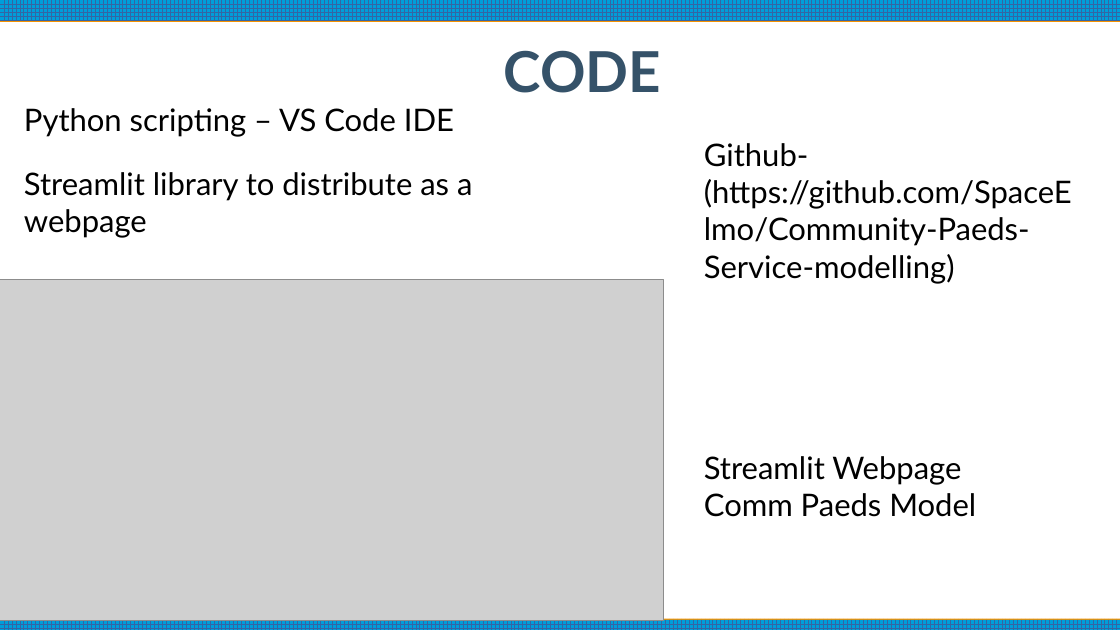
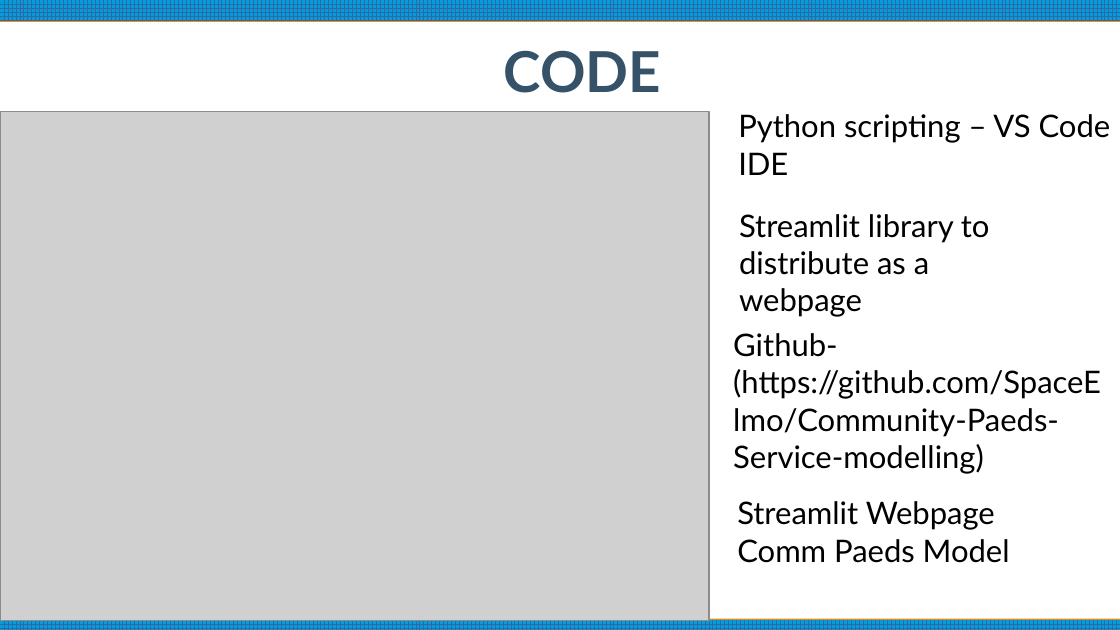
Before and after one commit to SpaceElmo/Community-Paeds-Service-modelling, a slide deck: slide 6 of Presentation.odp. Drawn at 1120x630 pixels with LibreOffice and Linux fonts; fonts in the diff are those of the drawing; grey boxes stand for pictures. Boxes give left, top, right and bottom in pixels: in the first picture for what was removed or moved away, otherwise in the second. Text is boxed around its words. In the diff, an @@ line names an element or a change of style, - is before the commit and + after.

```diff
--- a/Presentation.odp
+++ b/Presentation.odp
@@ picture: place and size @@
-picture at <box>0,281,664,621</box>
+picture at <box>0,112,709,621</box>
@@ text "Python scripting – VS Code ..." rewrapped from <box>24,108,454,137</box> to <box>738,114,1111,175</box> @@
@@ text "Streamlit library to distribute as ..." rewrapped from <box>24,172,472,238</box> to <box>739,214,990,317</box> @@
@@ text "Github- (https://github.com/SpaceElmo/Community-Paeds-Servic ...": place and size @@
-text "Github- (https://github.com/SpaceElmo/Community-Paeds-Servic ..." at <box>704,143,1072,284</box>
+text "Github- (https://github.com/SpaceElmo/Community-Paeds-Servic ..." at <box>733,333,1101,474</box>
@@ text "Streamlit Webpage": place and size @@
-text "Streamlit Webpage" at <box>704,456,976,517</box>
+text "Streamlit Webpage" at <box>737,501,1010,563</box>
```
Also in this commit, not shown: 5 other slides changed, 2 slides added, 1 slide removed, 3 other files.
